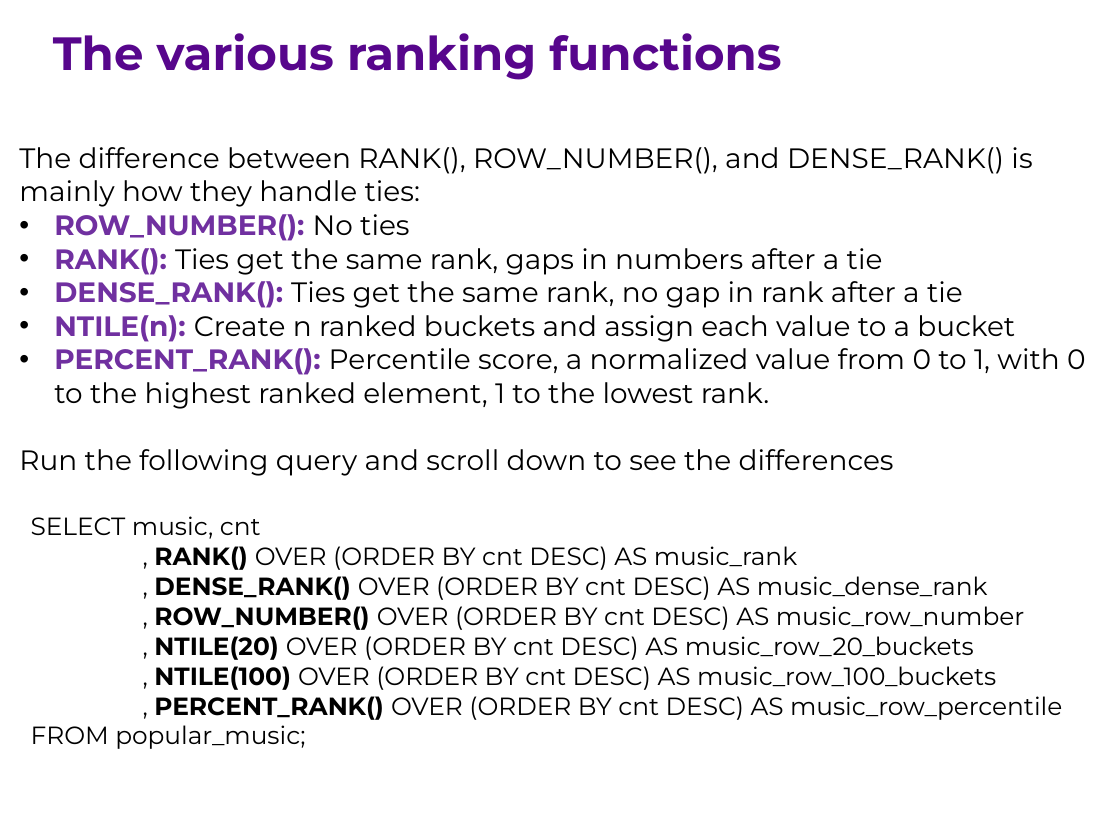
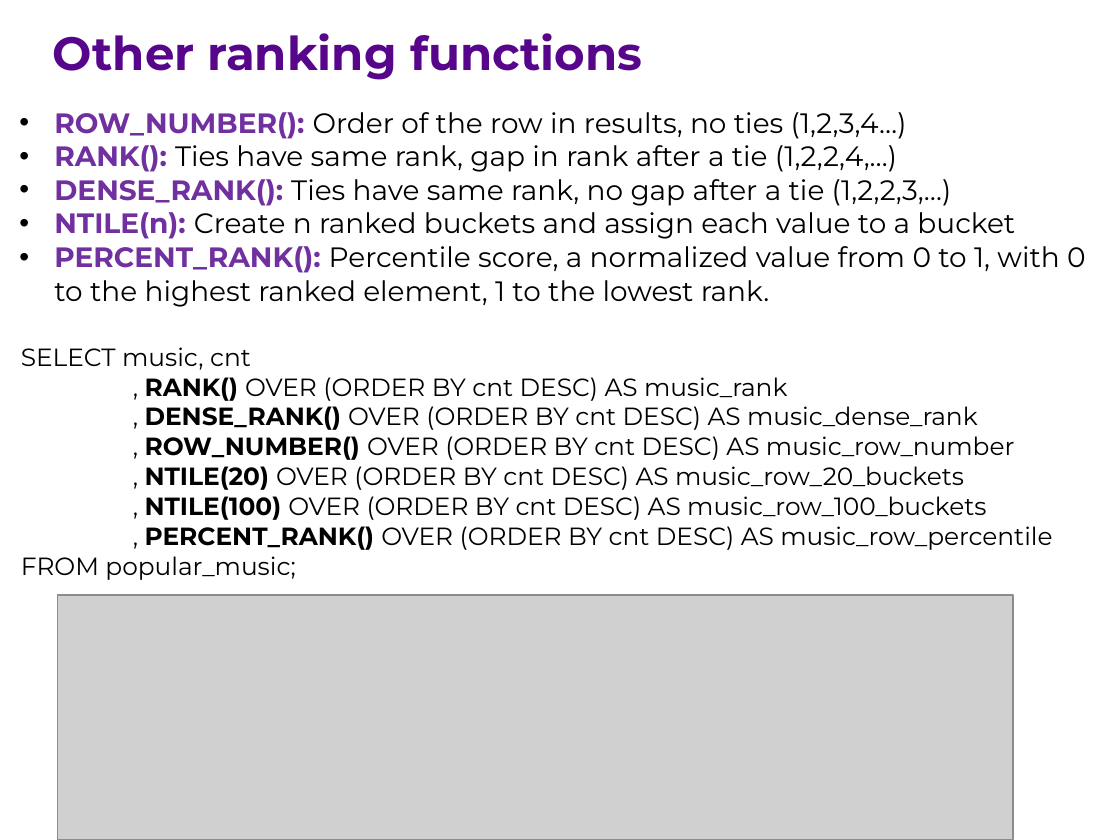
Before and after one commit to ipeirotis/introduction-to-databases, a slide deck: slide 7 of session7/G-Window_queries.pptx. Drawn at 1120x840 pixels with LibreOffice and Linux fonts; fonts in the diff are those of the drawing; grey boxes stand for pictures. Boxes give left, top, right and bottom in pixels: in the first picture for what was removed or moved away, otherwise in the second. Text is boxed around its words. In the diff, an @@ line names an element or a change of style, - is before the commit and + after.

```diff
--- a/session7/G-Window_queries.pptx
+++ b/session7/G-Window_queries.pptx
@@ text at [53,33,642,80]: text changed @@
-The various ranking functions
+Other ranking functions
@@ text "ROW_NUMBER(): Order of the row ...": place and size @@
-text "ROW_NUMBER(): Order of the row ..." at [19,147,1086,476]
+text "ROW_NUMBER(): Order of the row ..." at [54,112,1086,307]
@@ text at [54,112,952,206]: text changed @@
-The difference between RANK(), ROW_NUMBER(), and DENSE_RANK() is mainly how they handle ties:
-• ROW_NUMBER(): No ties
-• RANK(): Ties get the same rank, gaps in numbers after a tie
-• DENSE_RANK(): Ties get the same rank, no gap in rank after a tie
+• ROW_NUMBER(): Order of the row in results, no ties (1,2,3,4…)
+• RANK(): Ties have same rank, gap in rank after a tie (1,2,2,4,…)
+• DENSE_RANK(): Ties have same rank, no gap after a tie (1,2,2,3,…)
@@ text "SELECT music, cnt": place and size @@
-text "SELECT music, cnt" at [31,516,1062,749]
+text "SELECT music, cnt" at [21,347,1052,580]
@@ text at [19,449,894,476]: paragraph removed @@
-Run the following query and scroll down to see the differences
@@ picture added at [57,595,1012,840] @@
```
Also in this commit, not shown: 6 other slides changed, 9 slides added, 2 slides removed.
